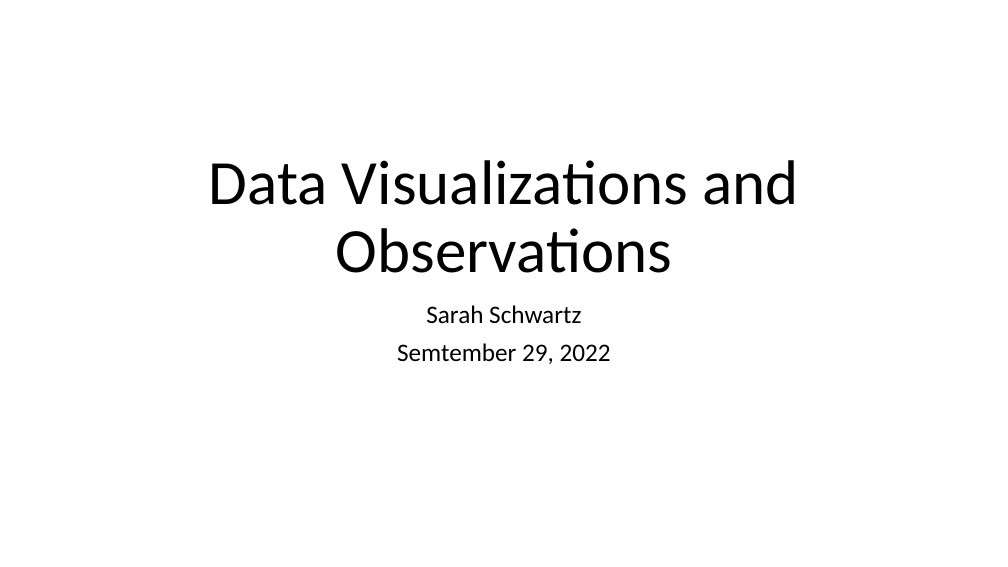
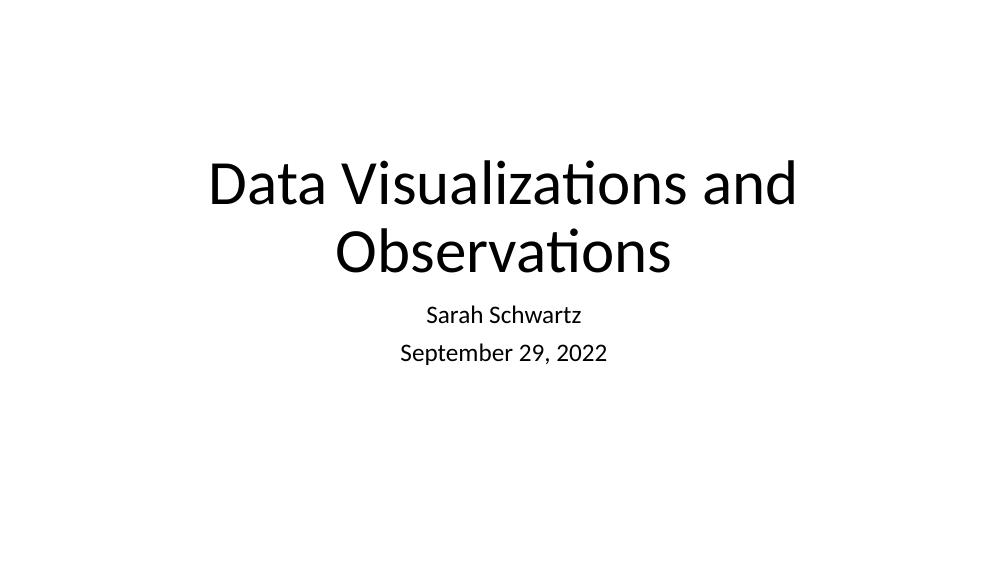
Before and after one commit to sschwartzdata/onramp_project, a slide deck: slide 1 of Submissions/images/Visualizations.pptx. Drawn at 1008x567 pixels with LibreOffice and Linux fonts; fonts in the diff are those of the drawing. Boxes give left, top, right and bottom in pixels: in the first picture for what was removed or moved away, otherwise in the second. Text is boxed around its words. In the diff, an @@ line names an element or a change of style, - is before the commit and + after.

Commit message:
final_cleaning
cleaned visualizations

```diff
--- a/Submissions/images/Visualizations.pptx
+++ b/Submissions/images/Visualizations.pptx
@@ subtitle at <box>400,343,607,365</box>: text changed @@
-Semtember 29, 2022
+September 29, 2022
```
Also in this commit, not shown: 4 other slides changed, 2 slides added, 13 other files.
